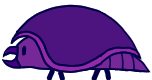
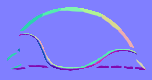
Revision of a layered (152, 80) image; what changed, layer by layer:
showed "normals", painted on it over [0,0,152,80]
showed "normal bg" over [0,0,152,80]
painted on "Outlines" over [0,0,152,80]
painted on "Eyes" over [0,0,119,80]
painted on "Body fill" over [0,0,152,80]
painted on "Legs" over [0,0,152,80]
